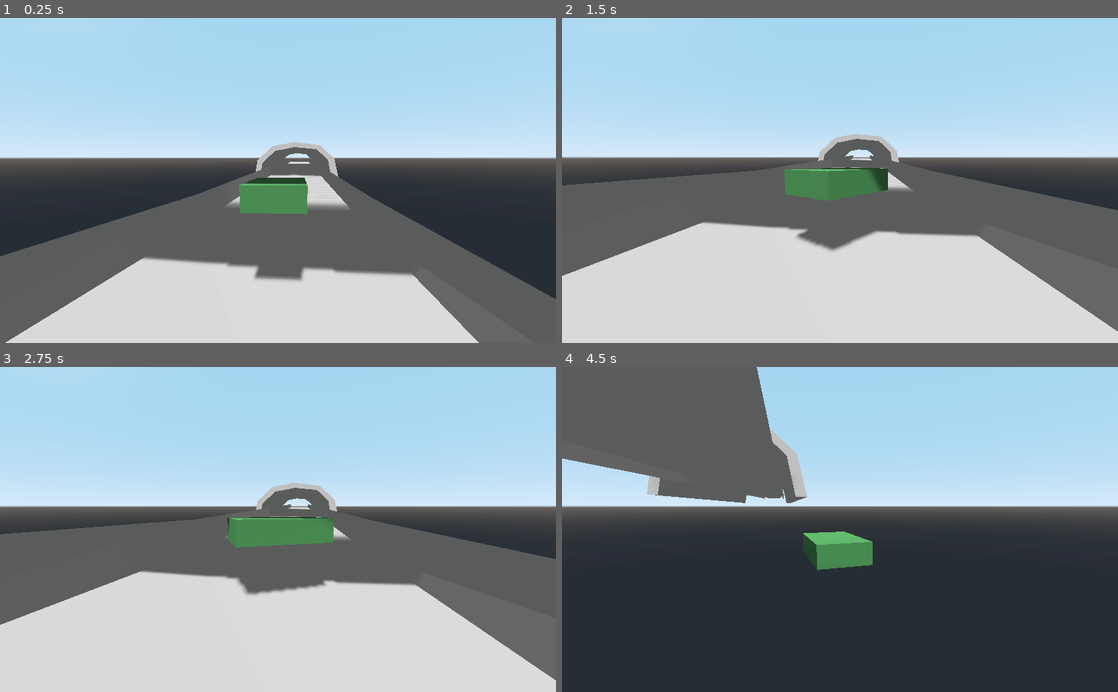
Above: before the commit, frames 1-4 (two rows, left to right).
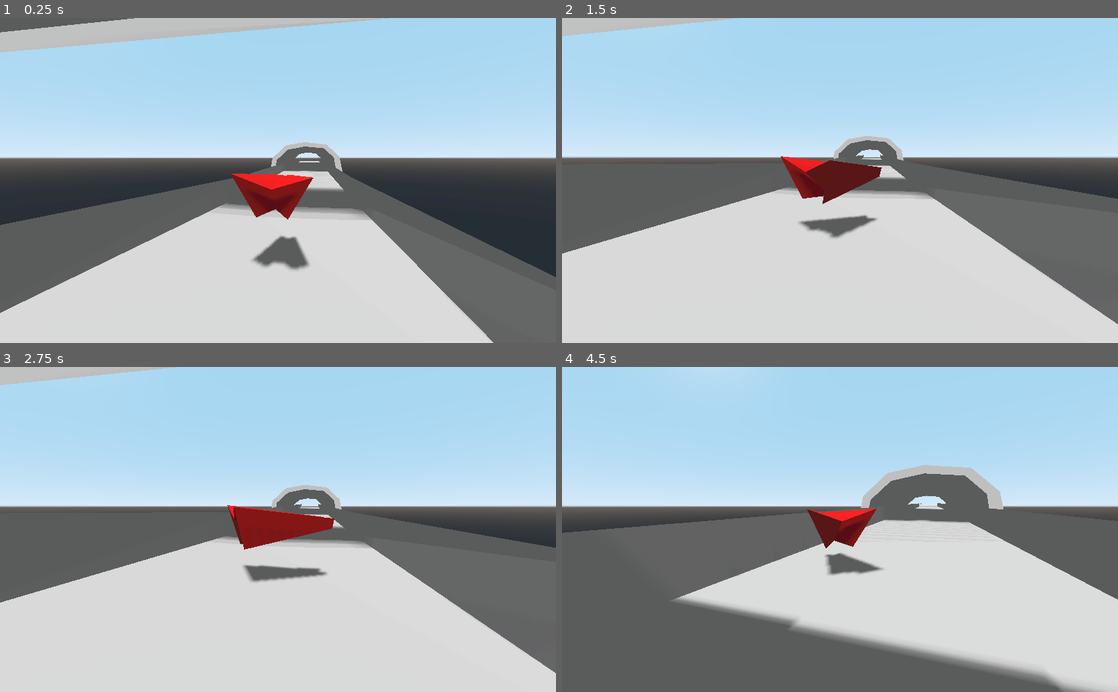
Above: after the commit, the same moments.

Repository: jkirsons/racer
Game: Godot game, scene res://Track.tscn
The game is run twice, just before and just after one commit, with the same random seed, the same clock (stepped at 60 frames per second) and the same inputs.
Inputs:
- Up to frame 1 (0.25 s): no input
- Up to frame 2 (1.5 s): hold Right (ui_right) 0.53-1.28 s; hold Down (ui_down) from 1.28 s (still down)
- Up to frame 3 (2.75 s): tap Enter at 2 s; release Down (ui_down) at 2.03 s; hold Right (ui_right) from 2.03 s (still down)
- Up to frame 4 (4.5 s): release Right (ui_right) at 2.78 s; hold Up (ui_up) 2.78-3.53 s; hold Left (ui_left) from 3.53 s (still down)

The runs differ from the first frame. In frame 1, 20% of the frame differs, in the area x 0-100%, y 0-100%; in frame 2, 12%; in frame 3, 12%; in frame 4, 70%.

Commit message:
new ship

Diff:
--- a/PathRotation.gd
+++ b/PathRotation.gd
@@ -2,17 +2,9 @@
 
 class_name PathRotation
 
-export var points : PoolVector3Array
-export var tilt : PoolRealArray
-export var up : PoolVector3Array
-
 # Called when the node enters the scene tree for the first time.
 func _ready():
-	var curve = get_node("Path").curve
-	print(curve.up_vector_enabled)
-	points = curve.get_baked_points()
-	tilt = curve.get_baked_tilts()
-	up = curve.get_baked_up_vectors()
+	pass
 
 
 # Called every frame. 'delta' is the elapsed time since the previous frame.
--- a/Track.tscn
+++ b/Track.tscn
@@ -1,18 +1,22 @@
-[gd_scene load_steps=8 format=2]
+[gd_scene load_steps=10 format=2]
 
 [ext_resource path="res://default_env.tres" type="Environment" id=1]
 [ext_resource path="res://Camera.gd" type="Script" id=2]
 [ext_resource path="res://PathRotation.gd" type="Script" id=3]
 [ext_resource path="res://VehicleKinematicBody.gd" type="Script" id=4]
+[ext_resource path="res://ship.obj" type="ArrayMesh" id=5]
 
-[sub_resource type="Curve3D" id=2]
+[sub_resource type="Curve3D" id=1]
 _data = {
 "points": PoolVector3Array( 0, 0, 0, 0, 0, 0, -1.52411, -0.43157, -4.50141, 0, 0, 0, 0, 0, 0, -0.271008, 0.977621, -97. …(1624 unchanged characters)…
-"tilts": PoolRealArray( 0.0745485, -0.0127946, -0.548445, -0.567794, -0.874668, -0.689488, -0.618292, -0.645162, -0.32929, 0, 0.0856274, 0.468984, 0.325562, 0, 0, 0, 0, 0, 0.735957, 0.219433, 0.289556, -0.0598923 )
+"tilts": PoolRealArray( 0.0784849, -0.0127946, -0.548445, -0.567794, -0.874668, -0.689488, -0.618292, -0.645162, -0.32929, 0, 0.0856274, 0.468984, 0.325562, 0, 0, 0, 0, 0, 0.735957, 0.219433, 0.289556, -0.0598923 )
 }
 
-[sub_resource type="BoxShape" id=3]
+[sub_resource type="BoxShape" id=2]
 extents = Vector3( 0.6, 0.25, 1 )
+
+[sub_resource type="SpatialMaterial" id=5]
+albedo_color = Color( 0.972549, 0.0352941, 0.0352941, 1 )
 
 [sub_resource type="SpatialMaterial" id=4]
 albedo_color = Color( 0.368627, 0.717647, 0.407843, 1 )
@@ -58,7 +62,7 @@
 path_joined = true
 
 [node name="Path" type="Path" parent="Track"]
-curve = SubResource( 2 )
+curve = SubResource( 1 )
 
 [node name="CSGPolygon2" type="CSGPolygon" parent="Track"]
 transform = Transform( 1, 0, 0, 0, 1, 0, 0, 0, 1, -1.33179, -1.11458, -26.7052 )
@@ -66,15 +70,21 @@
 depth = 42.763
 
 [node name="KinematicBody" type="KinematicBody" parent="."]
-transform = Transform( 1, 0, 0, 0, 1, 0, 0, 0, 1, -1.28191, 3.84801, 0 )
+transform = Transform( 1, 0, 0, 0, 1, 0, 0, 0, 1, -1.28191, 3.84801, 5.16239 )
 script = ExtResource( 4 )
 max_steering = 1.0
 steering_speed = 3.0
 
 [node name="CollisionShape" type="CollisionShape" parent="KinematicBody"]
-shape = SubResource( 3 )
+shape = SubResource( 2 )
+
+[node name="ship" type="MeshInstance" parent="KinematicBody/CollisionShape"]
+transform = Transform( 0.3, 0, 0, 0, 0.3, 0, 0, 0, -0.3, 0, 0, 0 )
+mesh = ExtResource( 5 )
+material/0 = SubResource( 5 )
 
 [node name="CSGBox" type="CSGBox" parent="KinematicBody/CollisionShape"]
+visible = false
 width = 1.2
 height = 0.5
 material = SubResource( 4 )
--- a/VehicleKinematicBody.gd
+++ b/VehicleKinematicBody.gd
@@ -9,12 +9,14 @@
 export var max_speed = 100.0
 export var max_steering =  PI / 2 # radians
 export var steering_speed = 1.0
-export var hover_height = 1
-
-export var velocity_vector : Vector3
+export var hover_height = 0.8
 
 export var gravity_acc = 10.0
-export var hover_acc = 5
+export var hover_acc = 6
+
+export var roll_speed = 4;
+export var pitch_speed = 12;
+export var yaw_speed = 8;
 
 onready var aabb = get_node("CollisionShape/CSGBox").get_aabb()
 
@@ -26,43 +28,38 @@
 	process_input(delta)
 	var ground_normal = get_gravity(delta)
 
-
 	# apply steering
-	global_transform.basis = global_transform.basis.rotated(global_transform.basis.y, -steering * delta)
+	global_transform.basis = global_transform.basis.rotated(global_transform.basis.y.normalized(), -steering * delta)
 
 	# apply speed
-	var rot = global_transform.basis.get_rotation_quat()
-	velocity_vector = move_and_slide(rot.xform(Vector3(0.0, 0.0, speed * -1)))
+	var velocity_vector = move_and_slide(global_transform.basis.xform(Vector3(0.0, 0.0, speed * -1)))
 
 	# Project the normal onto a plane of the Y axis
 	var p_z = Plane(global_transform.basis.z,0)
 	var rot_vec_y = p_z.project(ground_normal.normalized())
 	var z_rotation_angle = -global_transform.basis.y.angle_to(rot_vec_y) * sign(global_transform.basis.x.dot(rot_vec_y))
-	global_transform.basis = global_transform.basis.rotated(global_transform.basis.z, z_rotation_angle)
-
-	#print(str(global_transform.basis.y) + " / " + str(ground_normal.normalized()) + " - " + str(rot_vec_y) + " : " + str(z_rotation_angle))
+	global_transform.basis = global_transform.basis.orthonormalized().slerp(
+		global_transform.basis.rotated(global_transform.basis.z.normalized(), z_rotation_angle),
+		delta * roll_speed)
 
 	# Project forward vector onto ground normal plane
 	var p_x = Plane(ground_normal.normalized(), 0)
 	var rot_vec_z = p_x.project(global_transform.basis.z)
 	var x_rotation_angle = -global_transform.basis.z.angle_to(rot_vec_z) * sign(global_transform.basis.y.dot(rot_vec_z))
-	global_transform.basis = global_transform.basis.rotated(global_transform.basis.x, x_rotation_angle)
-
-	velocity_vector.y = 0
-	if velocity_vector != Vector3.ZERO:
-		var p_y = Plane(-global_transform.basis.y,0)
-		var rot_vec_x = p_y.project(velocity_vector.normalized())
-		var y_rotation_angle = -global_transform.basis.z.angle_to(rot_vec_x) * sign(global_transform.basis.z.dot(rot_vec_x))
-		#global_transform.basis = global_transform.basis.rotated(global_transform.basis.y, y_rotation_angle)
-		print(str(global_transform.basis.y))
-		print(str(global_transform.basis.z) + " / " + str(velocity_vector) + " - " + str(rot_vec_x) + " : " + str(y_rotation_angle))
+	global_transform.basis = global_transform.basis.orthonormalized().slerp(
+		global_transform.basis.rotated(global_transform.basis.x.normalized(), x_rotation_angle),
+		delta * pitch_speed)
 
 	# if we have collided, then turn towards direction of collision
-	# Project the velocity vector onto a plane of the X axis
 	#velocity_vector.y = 0
-	#if velocity_vector.normalized() != Vector3.ZERO:
-	#	global_transform.basis = Basis( velocity_vector.normalized().cross(Vector3.UP), Vector3.UP, velocity_vector.normalized())
-
+	var y_rotation_angle = 0
+	if velocity_vector != Vector3.ZERO:
+		var p_y = Plane(global_transform.basis.y,0)
+		var rot_vec_x = p_y.project(-velocity_vector).normalized()
+		y_rotation_angle = global_transform.basis.z.angle_to(rot_vec_x) * sign(global_transform.basis.x.dot(rot_vec_x))
+		global_transform.basis = global_transform.basis.orthonormalized().slerp(
+			global_transform.basis.rotated(global_transform.basis.y.normalized(), y_rotation_angle),
+			delta * yaw_speed)
 
 func process_input(delta):
 		# speed
@@ -88,11 +85,16 @@
 			steering += min(steering * -1, steering_speed * delta*2)
 
 func get_gravity(delta):
+	var height_offset = Vector3(0,0.1,0)
 	var ray_points = Array()
-	ray_points.push_back( global_transform.origin + aabb.position )
-	ray_points.push_back( global_transform.origin + aabb.position + aabb.size.x * Vector3(1,0,0) )
-	ray_points.push_back( global_transform.origin + aabb.position + aabb.size.z * Vector3(0,0,1) )
-	ray_points.push_back( global_transform.origin + aabb.position + aabb.size.x * Vector3(1,0,0) + aabb.size.z * Vector3(0,0,1) )
+	ray_points.push_back( global_transform.origin + aabb.position + height_offset)
+	ray_points.push_back( global_transform.origin + aabb.position + aabb.size.x * Vector3(1,0,0) + height_offset)
+	ray_points.push_back( global_transform.origin + aabb.position + aabb.size.z * Vector3(0,0,1) + height_offset)
+	ray_points.push_back( global_transform.origin + aabb.position + aabb.size.x * Vector3(1,0,0) + aabb.size.z * Vector3(0,0,1) + height_offset)
+
+	ray_points.push_back( global_transform.origin + aabb.position + aabb.size.x/2 * Vector3(1,0,0) + height_offset)
+	ray_points.push_back( global_transform.origin + aabb.position + aabb.size.x/2 * Vector3(1,0,0) + aabb.size.z/2 * Vector3(0,0,1) + height_offset)
+	ray_points.push_back( global_transform.origin + aabb.position + aabb.size.x/2 * Vector3(1,0,0) + aabb.size.z * Vector3(0,0,1) + height_offset)
 
 	var space_state = get_world().direct_space_state
 
@@ -101,12 +103,12 @@
 	var normal = Vector3.ZERO
 	var distance = 0
 	for point in ray_points:
-		var to = point + global_transform.basis.y * -(hover_height + (gravity_acc-hover_acc))
+		var to = point + global_transform.basis.y * -(hover_height + (gravity_acc-hover_acc) + height_offset.y )
 		var coll = space_state.intersect_ray(point, to, [self])
 		if coll:
 			contact_points += 1
-			distance += point.distance_to(coll["position"])
-			normal += coll["normal"]
+			distance += point.distance_to(coll.position) - height_offset.y
+			normal += coll.normal
 
 	var grav_vector = Vector3.ZERO
 	if !contact_points:
Not shown, added: ship.mtl
Not shown, added: ship.obj
Not shown, added: ship.obj.import
Not shown, added: ship.blend
Not shown, added: ship.blend1
